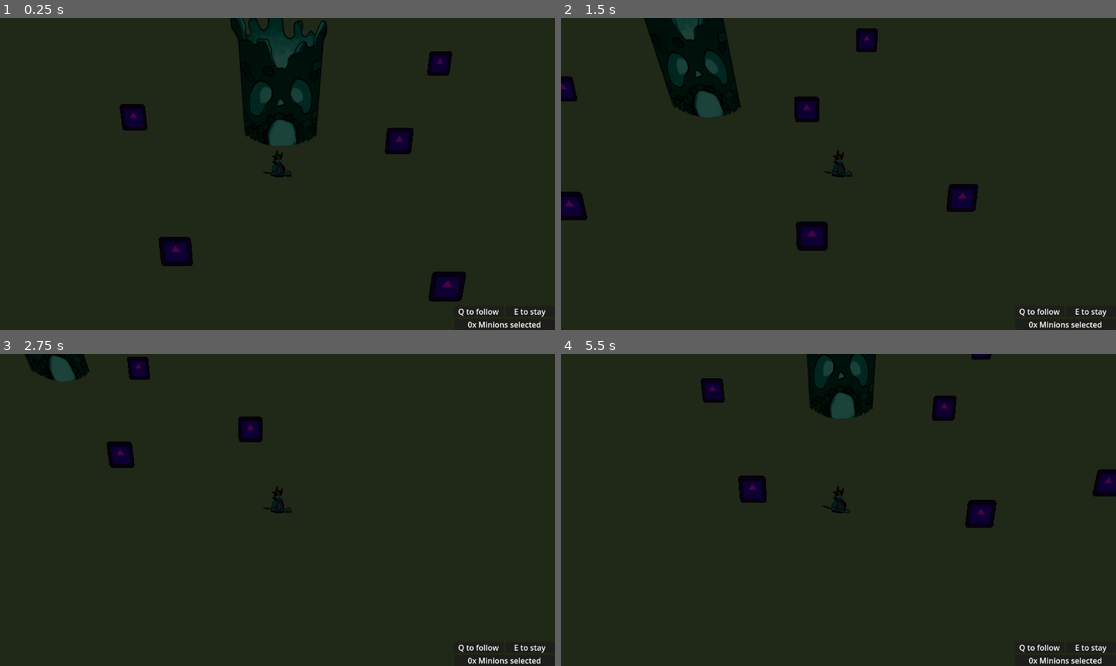
Above: before the commit, frames 1-4 (two rows, left to right).
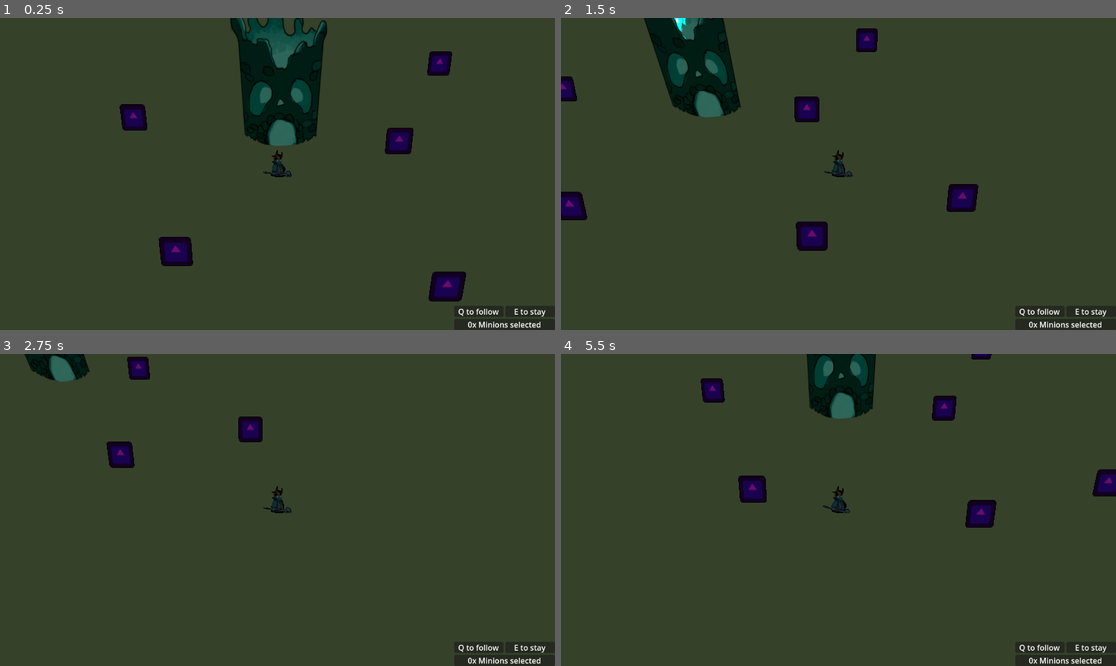
Above: after the commit, the same moments.

Repository: ALP-Games/Summoning
Game: Godot game, scene res://Scenes/gameplay.tscn
The game is run twice, just before and just after one commit, with the same random seed, the same clock (stepped at 60 frames per second) and the same inputs. The engine's default icon, where the game draws it, is replaced by a stand-in: a white triangle on a blue panel in a dark square.
Inputs (mouse positions are in pixels of both pictures, inside the frame that each line leads up to):
- Up to frame 1 (0.25 s): no input
- Up to frame 2 (1.5 s): tap Enter at 0.5 s; move the mouse to (960, 158) at 0.52 s; hold D (right) 0.53-1.28 s; tap Q (follow) at 0.6 s; click (960, 158) at 0.67 s; move the mouse to (727, 189) at 1.27 s; hold S (down) from 1.28 s (still down); tap E (stay) at 1.35 s
- Up to frame 3 (2.75 s): move the mouse to (333, 441) at 2.02 s; release S (down) at 2.03 s; hold D (right) from 2.03 s (still down); tap Q (follow) at 2.1 s
- Up to frame 4 (5.5 s): move the mouse to (810, 572) at 2.77 s; release D (right) at 2.78 s; hold W (up) 2.78-3.53 s; tap E (stay) at 2.85, 4.35 s; click (810, 572) at 2.92 s; move the mouse to (1005, 556) at 3.52 s; hold A (left) 3.53-5.03 s; tap Q (follow) at 3.6, 5.1 s; move the mouse to (672, 463) at 4.27 s; move the mouse to (866, 510) at 5.02 s; hold S (down) from 5.03 s (still down); click (866, 510) at 5.17 s

The runs differ from the first frame. In frame 1, 93% of the frame differs, in the area x 0-100%, y 0-100%; in frame 2, 94%; in frame 3, 97%; in frame 4, 96%.

Commit message:
spiritwell

Diff:
--- a/Assets/Scene/SpiritWell.tscn
+++ b/Assets/Scene/SpiritWell.tscn
@@ -1,10 +1,33 @@
-[gd_scene load_steps=4 format=3 uid="uid://cxhvfgrtcr30c"]
+[gd_scene load_steps=8 format=3 uid="uid://cxhvfgrtcr30c"]
 
 [ext_resource type="Texture2D" uid="uid://cyljdp88v5hrp" path="res://Assets/Png/SpiritWell_Front.png" id="1_8kg22"]
 [ext_resource type="Texture2D" uid="uid://dpiuixto42naq" path="res://Assets/Png/SpiritWell_Back.png" id="2_gposs"]
+[ext_resource type="Texture2D" uid="uid://qgkqebdhdn0i" path="res://Assets/Png/Spirit01.png" id="3_b63pt"]
 
 [sub_resource type="BoxShape3D" id="BoxShape3D_tr7st"]
 size = Vector3(3.537, 5.937, 3.537)
+
+[sub_resource type="ParticleProcessMaterial" id="ParticleProcessMaterial_2jje3"]
+emission_shape_scale = Vector3(1, 0.12, 0)
+emission_shape = 3
+emission_box_extents = Vector3(1, 1, 1)
+gravity = Vector3(0, 10, -6)
+linear_accel_max = 4.82
+turbulence_enabled = true
+turbulence_noise_strength = 7.29
+turbulence_noise_scale = 2.69
+
+[sub_resource type="StandardMaterial3D" id="StandardMaterial3D_rq4hd"]
+transparency = 1
+cull_mode = 2
+albedo_texture = ExtResource("3_b63pt")
+emission_enabled = true
+emission_energy_multiplier = 5.15
+emission_texture = ExtResource("3_b63pt")
+
+[sub_resource type="QuadMesh" id="QuadMesh_lm3q3"]
+material = SubResource("StandardMaterial3D_rq4hd")
+size = Vector2(0.74, 1)
 
 [node name="SpiritWell" type="StaticBody3D"]
 
@@ -20,6 +43,14 @@
 texture = ExtResource("1_8kg22")
 
 [node name="Back" type="Sprite3D" parent="."]
-transform = Transform3D(1, 0, 0, 0, 0.707107, 0.707107, 0, -0.707107, 0.707107, 0.0110557, 1.00354, -1.55557)
+transform = Transform3D(1, 0, 0, 0, 0.707107, 0.707107, 0, -0.707107, 0.707107, 0.0110557, 1.20834, -1.4643)
 shaded = true
+render_priority = -1
 texture = ExtResource("2_gposs")
+
+[node name="GPUParticles3D" type="GPUParticles3D" parent="."]
+transform = Transform3D(1, 0, 0, 0, 0.625447, 0.780267, 0, -0.780267, 0.625447, 0, 0.166867, 0)
+amount = 50
+lifetime = 3.79
+process_material = SubResource("ParticleProcessMaterial_2jje3")
+draw_pass_1 = SubResource("QuadMesh_lm3q3")
--- a/Scenes/gameplay.tscn
+++ b/Scenes/gameplay.tscn
@@ -22,6 +22,7 @@
 points = PackedVector3Array(-1, 0, -1, -1, 0, 1, 1, 0, -1, 1, 0, 1)
 
 [sub_resource type="Environment" id="Environment_fio2q"]
+background_energy_multiplier = 2.43
 
 [node name="Gameplay" type="Node3D"]
 
Not shown: 1 places in Assets/Scene/Necromancer.tscn that only renumber resources
Not shown: 1 places in Scenes/gameplay.tscn that only renumber resources
